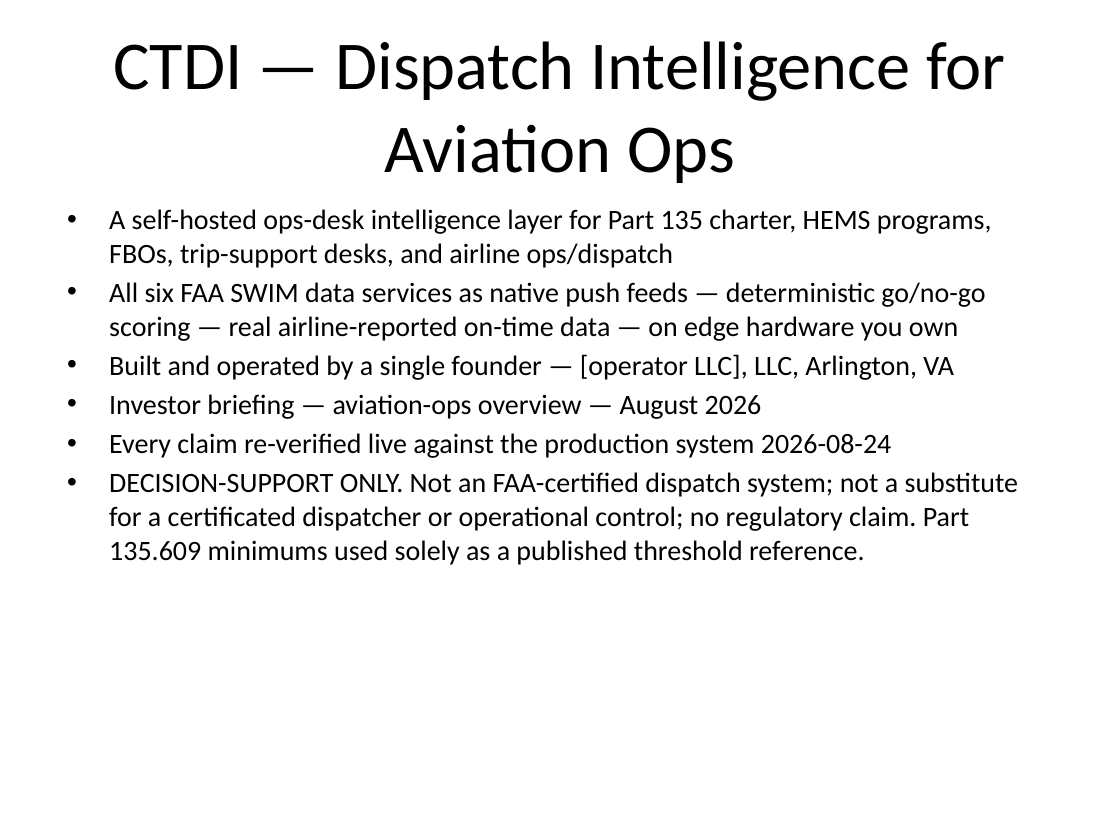
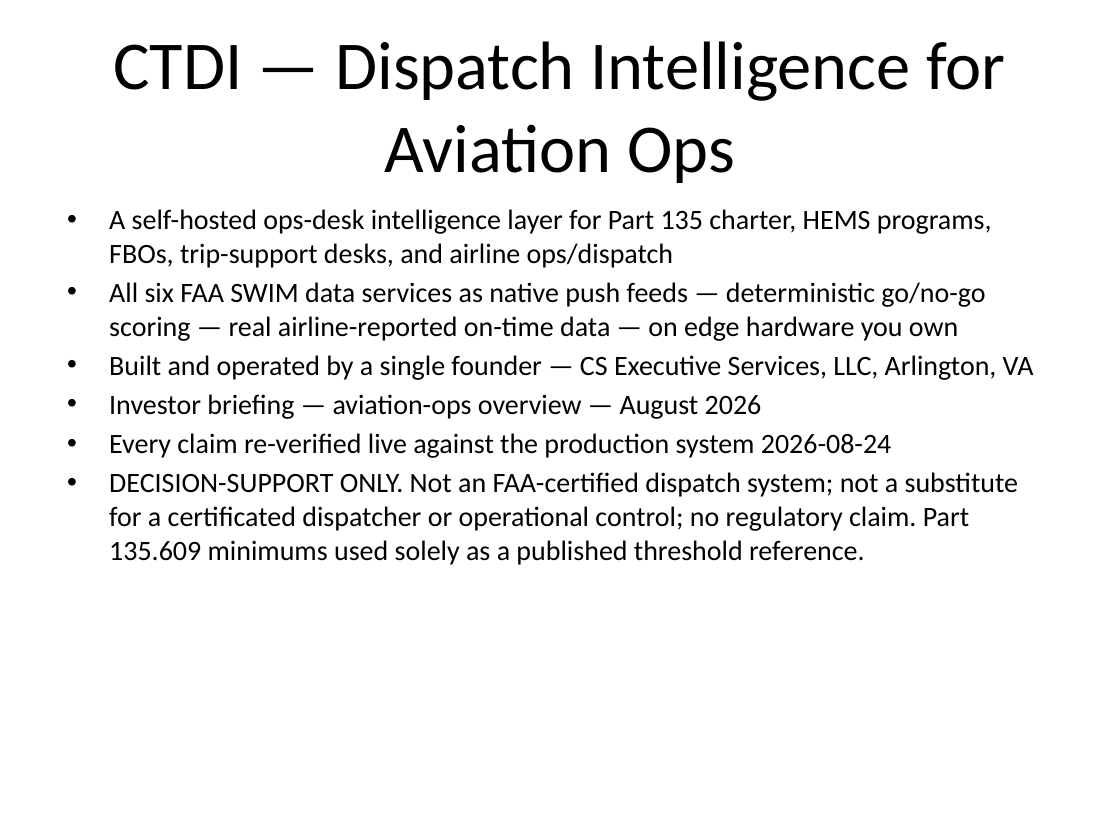
Before and after one commit to CorporateTravelDC/ctdi-dispatch, a slide deck: slide 2 of docs/investor-materials/v1.5/aviation-ops/CTDI-pitch-deck-aviation-ops.pptx. Drawn at 1120x840 pixels with LibreOffice and Linux fonts; fonts in the diff are those of the drawing. Boxes give left, top, right and bottom in pixels: in the first picture for what was removed or moved away, otherwise in the second. Text is boxed around its words. In the diff, an @@ line names an element or a change of style, - is before the commit and + after.

```diff
--- a/docs/investor-materials/v1.5/aviation-ops/CTDI-pitch-deck-aviation-ops.pptx
+++ b/docs/investor-materials/v1.5/aviation-ops/CTDI-pitch-deck-aviation-ops.pptx
@@ text at box(109, 355, 1034, 380): text changed @@
-• Built and operated by a single founder — [operator LLC], LLC, Arlington, VA
+• Built and operated by a single founder — CS Executive Services, LLC, Arlington, VA
```
Also in this commit, not shown: 2 other slides changed, 53 other files.
